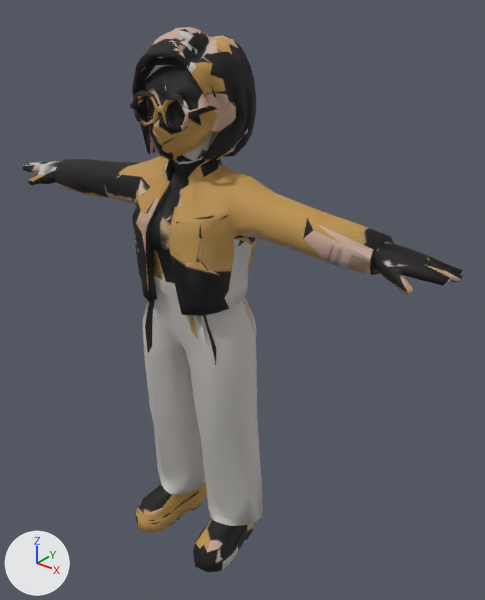
A saved change to the glTF model public/models/people/yellow-jacket-woman.glb.
Both versions are drawn from a 50 mm lens placed at (1.294, -1.387, 1.825), pointed at (0.098, 0.108, 0.898). The axes (+X, +Y, +Z) are drawn at lower left. The lights are the same throughout. The picture after the commit comes second. Where no turn or scale is listed for an object, it has been applied to the vertices. Vertices at exactly the same position are counted once.

Script lines for the objects in view, before the commit:
```python
me_char1_001 = bpy.data.meshes.new('char1.001')
me_char1_001.from_pydata(...)  # 2260 vertices, 4498 faces; spans x -0.81..0.81, y -0.19..0.19, z 0.0..1.7
me_char1_001.materials.append(mat_material_1_001)  # picture img_texture
ob_char1_001 = bpy.data.objects.new('char1.001', me_char1_001)
ob_char1_001.location = (0.0, 0.0, 0.0)
```
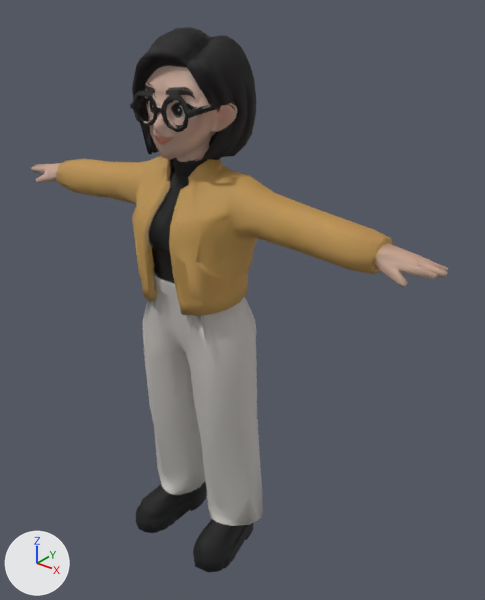
What differs and where, as boxes [x1, y1, x2, y2] in the pictures (485 x 600 px; the box of a moved part takes in the faces that stretch with it):
'char1.001', reshaped
    before: [23, 27, 463, 572]
    after: [31, 27, 448, 572]
part 1 of me_char1_001, moved or reshaped
    before: [171, 161, 463, 295]
    after: [141, 158, 448, 288]
part 2 of me_char1_001, moved or reshaped
    before: [23, 159, 110, 197]
    after: [31, 159, 110, 197]
part 3 of me_char1_001, reshaped
    before: [195, 535, 200, 555]
    after: [155, 517, 225, 569]
part 4 of me_char1_001, surface changed
    before: [80, 27, 460, 571]
    after: [80, 27, 388, 571]

The change, as a list of edits to the scene's bpy script:
```text
Change me_char1_001:
    used by ob_char1_001; location = (0.0, 0.0, 0.0)
    remove me_char1_001.from_pydata(...)  # 2260 vertices, 4498 faces; spans x -0.81..0.81, y -0.19..0.19, z 0.0..1.7
    add me_char1_001.from_pydata(...)  # 2260 vertices, 4498 faces; spans x -0.77..0.78, y -0.19..0.19, z 0.0..1.7
    me_char1_001 part 1: 20 vertices moved from x 0.53..0.81, y -0.04..0.08, z 1.16..1.23 to x 0.53..0.76, y -0.04..0.06, z 1.16..1.21; 87 vertices removed from x -0.15..0.81, y -0.07..0.09, z 0.89..1.63; 91 vertices added at x -0.15..0.78, y -0.13..0.11, z 0.88..1.64
    me_char1_001 part 2: 7 vertices moved from x -0.69..-0.43, y -0.04..0.07, z 1.17..1.23 to x -0.69..-0.44, y -0.03..0.08, z 1.17..1.23; 97 vertices removed from x -0.81..-0.41, y -0.07..0.08, z 1.15..1.27; 90 vertices added at x -0.77..-0.41, y -0.05..0.08, z 1.16..1.26
    me_char1_001 part 3: 1 vertex removed from x 0.1, y -0.16, z 0.08; 4 vertices added at x -0.08..0.21, y -0.16..-0.12, z 0.01..0.08
    me_char1_001 part 4: 2907 kept faces spanning x -0.61..0.76, y -0.19..0.19, z 0.0..1.7 get new texture (UV) coordinates
```
